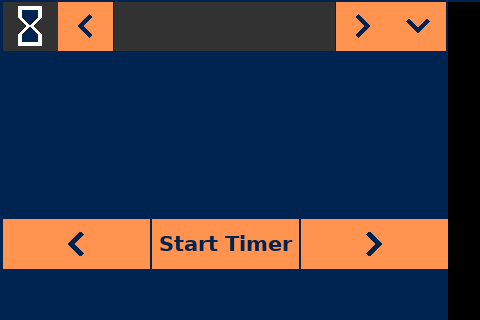
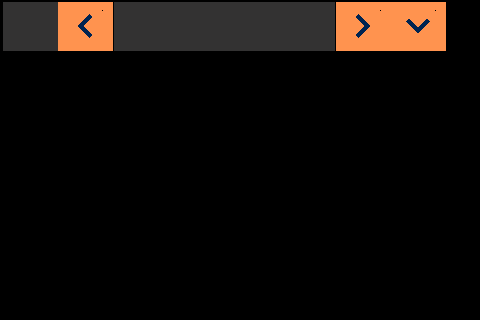
Comparing the layer stacks of the two 480x320 images. Changes:
removed layer "Start Timer" over box(160, 235, 293, 251)
removed layer "Lag3" over box(152, 219, 299, 269)
removed layer "Lag2" over box(301, 219, 448, 269)
removed layer "Lag1" over box(3, 219, 150, 269)
painted on "PageLogo_55x49" over box(18, 6, 42, 46)
painted on "baggrund" over box(0, 0, 480, 320)
